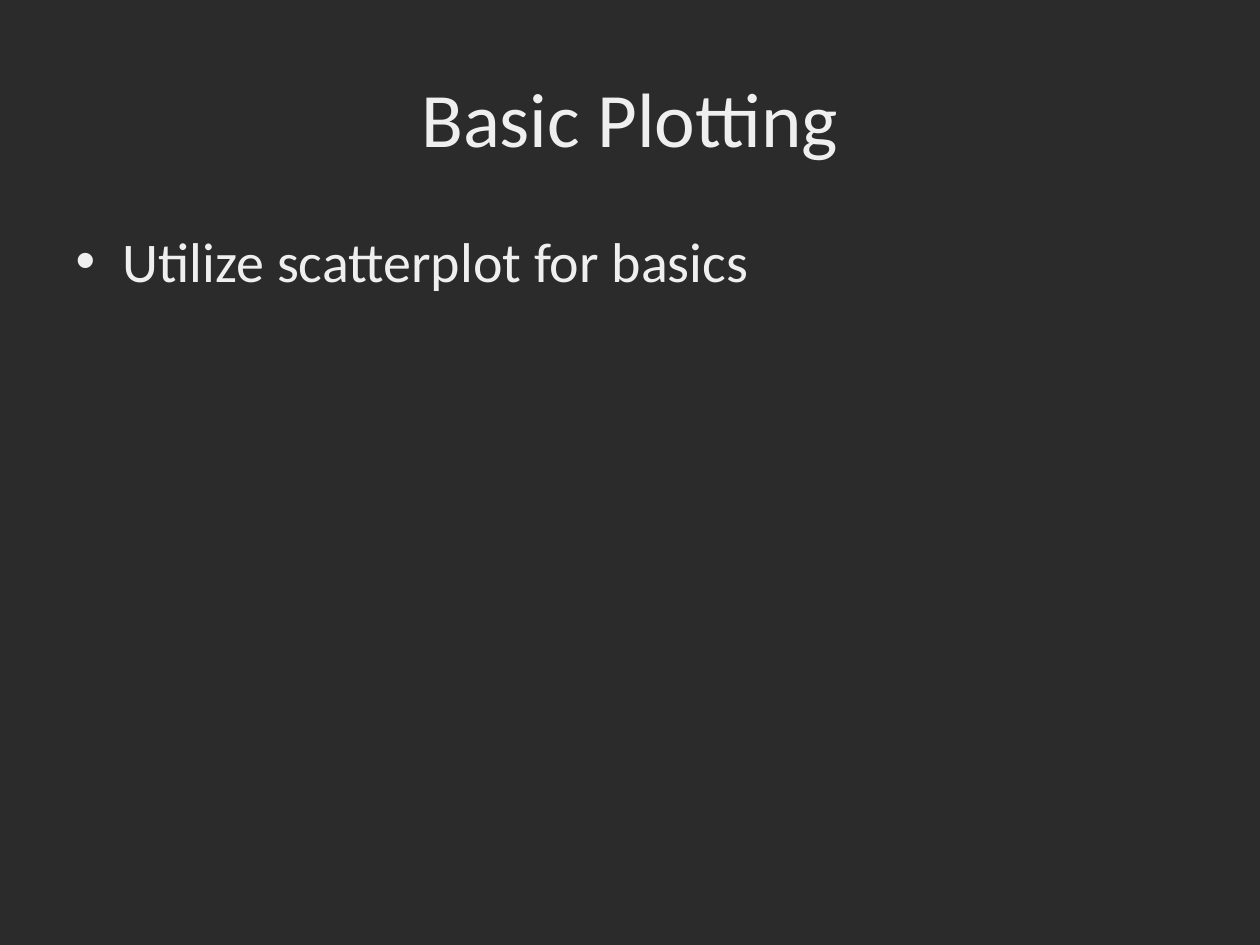
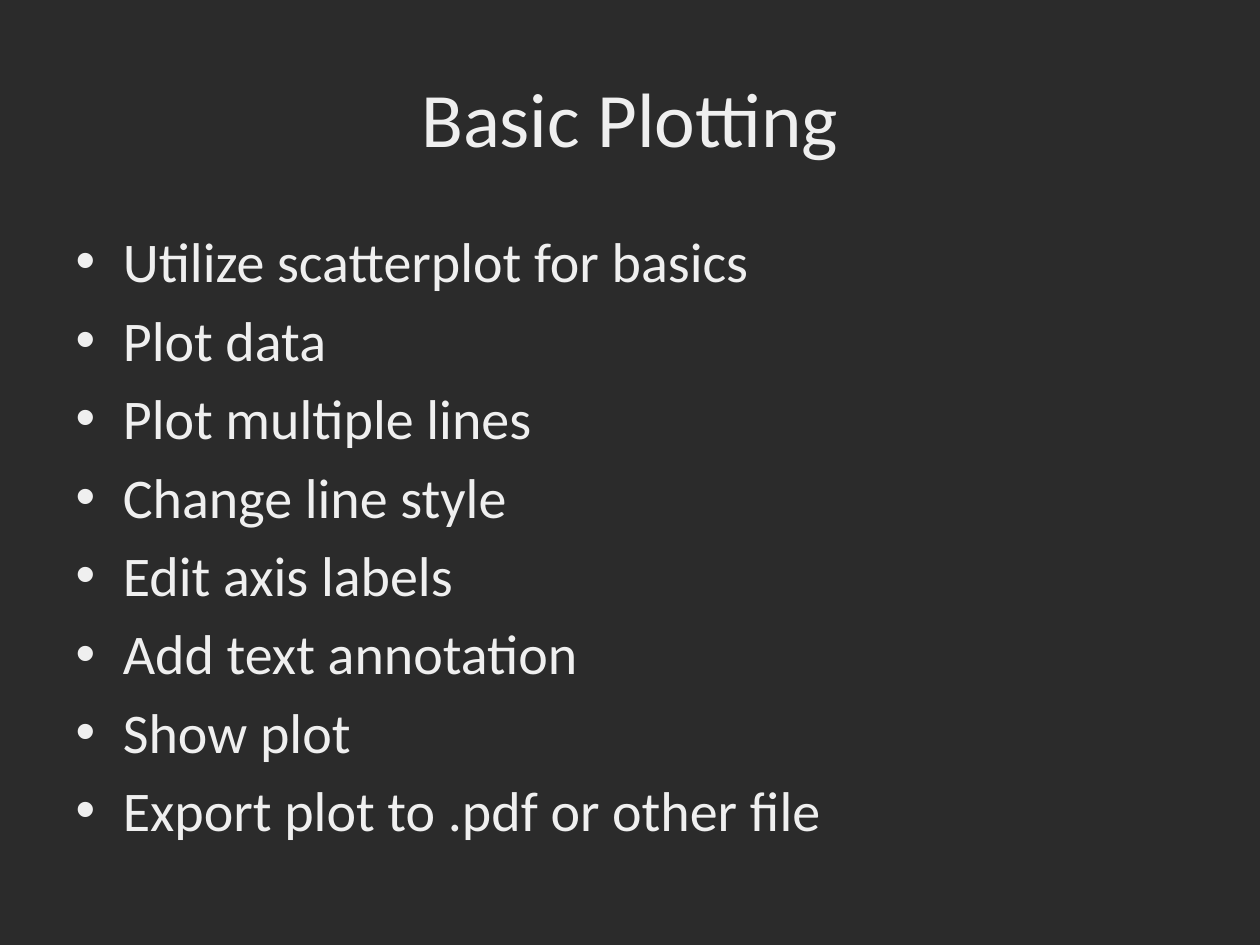
Before and after one commit to dbowmans46/PracticalProgramming, a slide deck: slide 3 of Session 7 - Python/Instructional Material/Session 7 - Python Plotting with MatPlotLib.pptx. Drawn at 1260x945 pixels with LibreOffice and Linux fonts; fonts in the diff are those of the drawing; background and template pictures are left out; a plain dark background stands for a picture behind light text. Boxes give left, top, right and bottom in pixels: in the first picture for what was removed or moved away, otherwise in the second. Text is boxed around its words. In the diff, an @@ line names an element or a change of style, - is before the commit and + after.

```diff
--- a/Session 7 - Python/Instructional Material/Session 7 - Python Plotting with MatPlotLib.pptx
+++ b/Session 7 - Python/Instructional Material/Session 7 - Python Plotting with MatPlotLib.pptx
@@ text at (123,322,820,840): paragraphs added @@
+• Plot data
+• Plot multiple lines
+• Change line style
+• Edit axis labels
+• Add text annotation
+• Show plot
+• Export plot to .pdf or other file
```
Also in this commit, not shown: 1 other slide changed, 2 slides added, 3 slides removed.
